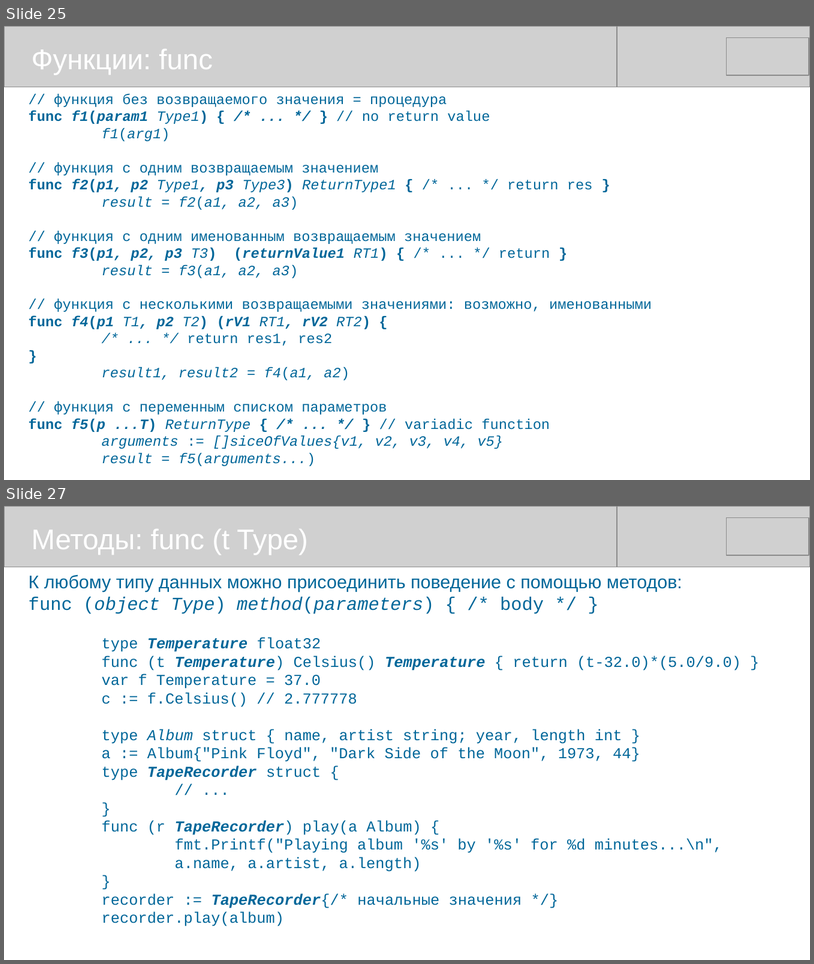
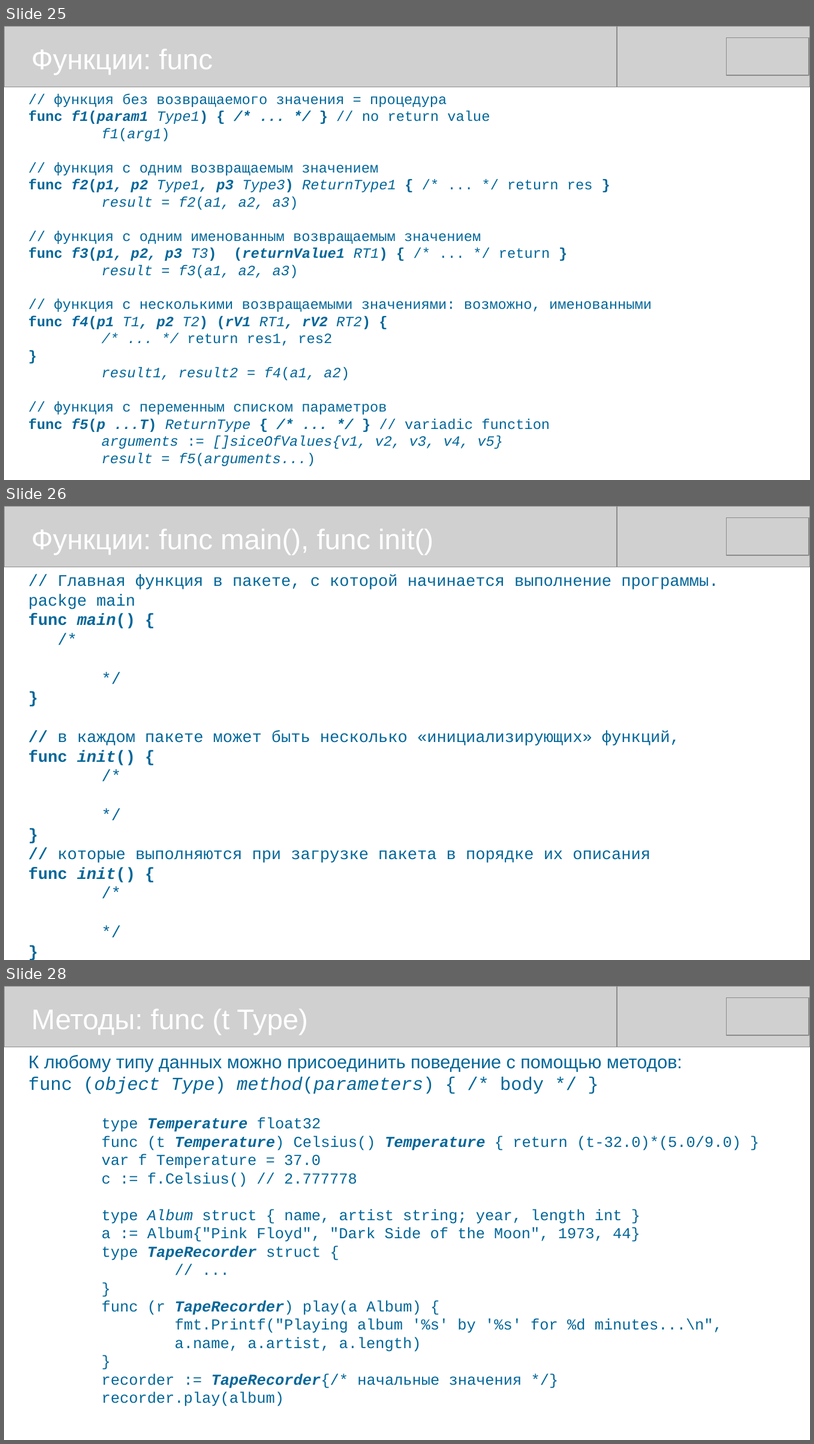
Before and after one commit to mike-shock/Go_language, a slide deck: Go_Review.odp. Shown one above the other, each under a label of ours: slides 25 and 27 before the commit, slides 25, 26 and 28 after it; the slides between them are not shown. The pictures are 814x964 and 814x1444 pixels, drawn with LibreOffice and Linux fonts; fonts in the diff are those of the drawing; grey boxes stand for pictures. Boxes give left, top, right and bottom in pixels: in the first picture for what was removed or moved away, otherwise in the second. Text is boxed around its words. In the diff, an @@ line names an element or a change of style, - is before the commit and + after.

```diff
--- a/Go_Review.odp
+++ b/Go_Review.odp
@@ slide 26 added at (4, 506, 810, 960), background #FFFFFF @@
@@ picture added at (4, 506, 617, 567) @@
@@ picture added at (197, 506, 810, 567) @@
@@ picture added at (727, 518, 810, 556) @@
@@ text added at (32, 529, 434, 555), 28 pt, text #FFFFFF @@
+Функции: func main(), func init()
@@ text added at (29, 574, 719, 882), 16 pt, text #006699 @@
+// Главная функция в пакете, с которой начинается выполнение программы.
+packge main
+func main() {
+/*
+*/
+}
+// в каждом пакете может быть несколько «инициализирующих» функций,
+func init() {
+/*
+*/
+}
+// которые выполняются при загрузке пакета в порядке их описания
+func init() {
+/*
+*/
+}
@@ what was slide 27 is now slide 28 @@
```
Also in this commit, not shown: 4 slides changed.
